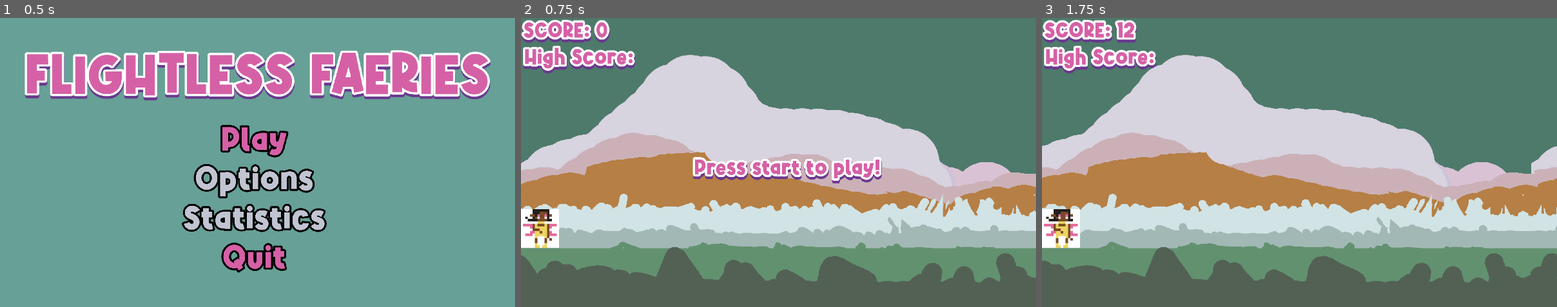
Above: before the commit, frames 1-3 (left to right).
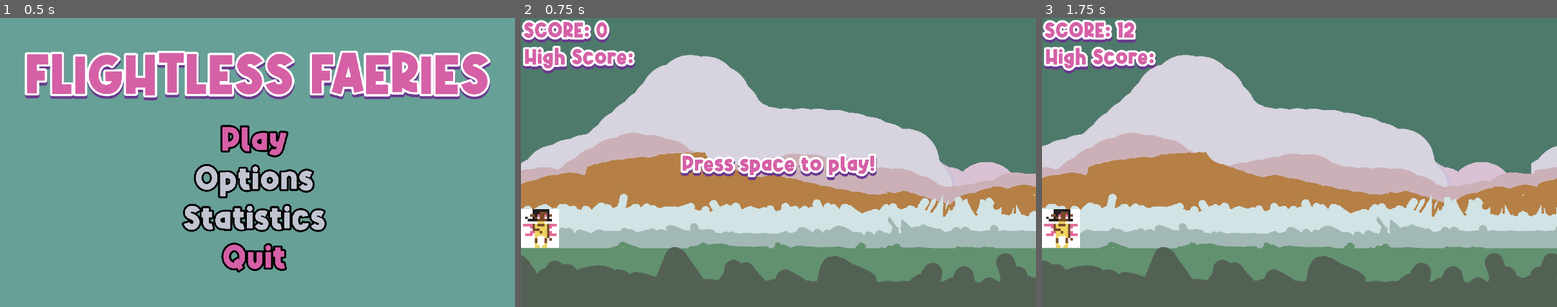
Above: after the commit, the same moments.

Repository: Teakitter/FlightlessFaeries
Game: Godot game, scene res://scenes/menu.tscn
Same seed, same stepped clock (60 frames per second), same inputs: the game is played once before the commit and once after it.
Inputs:
- Up to frame 1 (0.5 s): no input
- Up to frame 2 (0.75 s): click "Play" at 0.5 s
- Up to frame 3 (1.75 s): tap Enter at 1.25 s; tap W (jump) at 1.52 s

Frame 1 is identical in both runs. In frame 2, 2.3% of the frame differs, in the area x 30-71%, y 46-58%; in frame 3, nothing differs.

Commit message:
label and pos change

Diff:
--- a/game/scenes/hud.tscn
+++ b/game/scenes/hud.tscn
@@ -37,14 +37,14 @@
 anchor_top = 0.5
 anchor_right = 0.5
 anchor_bottom = 0.5
-offset_left = -891.0
-offset_top = -102.0
-offset_right = 958.0
-offset_bottom = 137.0
+offset_left = -924.0
+offset_top = -115.0
+offset_right = 925.0
+offset_bottom = 124.0
 grow_horizontal = 2
 grow_vertical = 2
 size_flags_horizontal = 4
-text = "Press start to play!"
+text = "Press space to play!"
 label_settings = ExtResource("1_ckwhc")
 horizontal_alignment = 1
 vertical_alignment = 1
